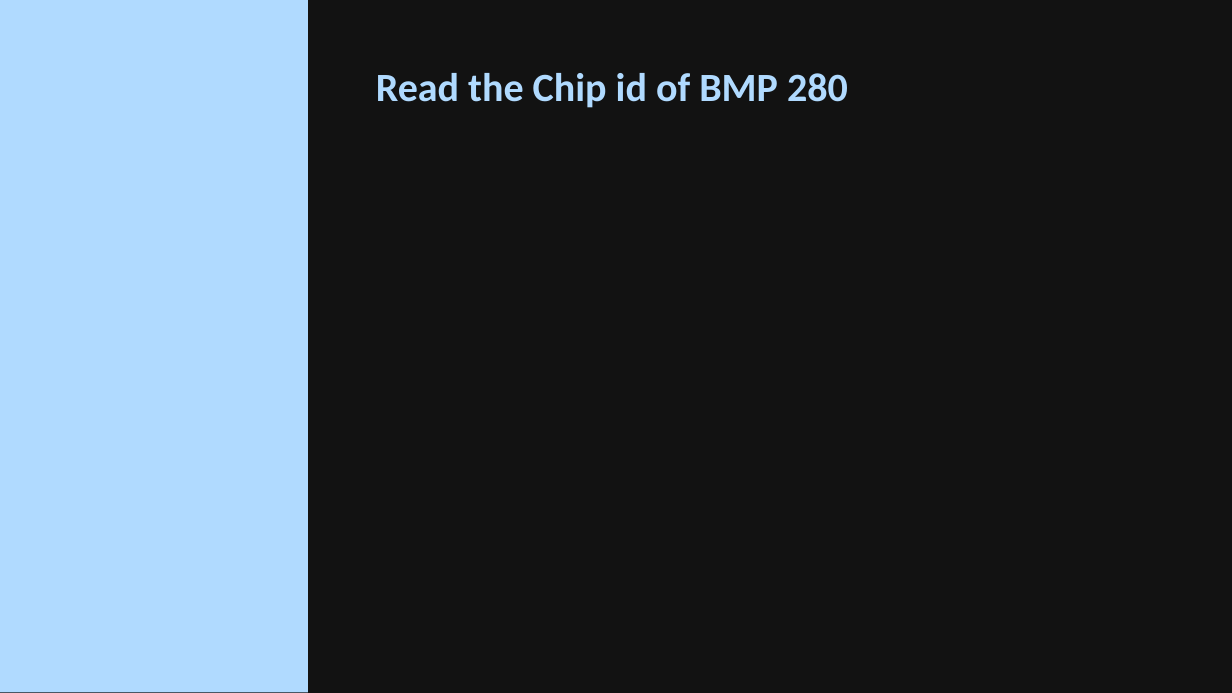
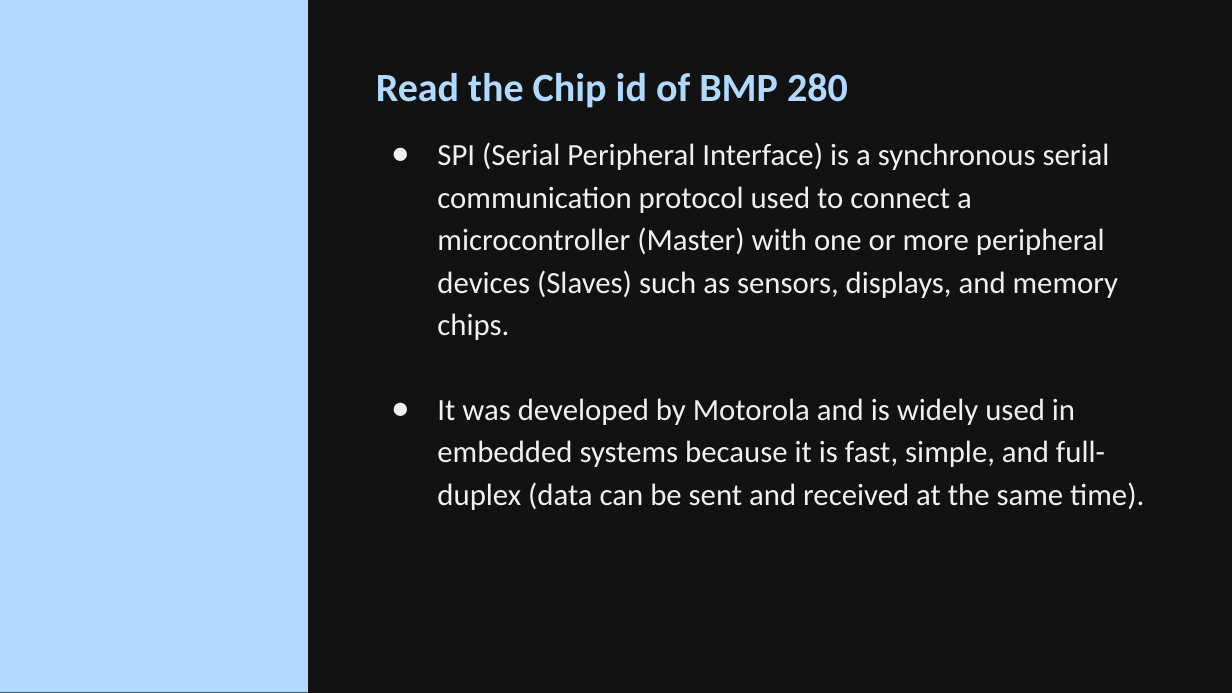
Before and after one commit to mohulmgeorge/embedded-systems, a slide deck: slide 24 of Presentations/AVR Live Class 18.pptx. Drawn at 1232x693 pixels with LibreOffice and Linux fonts; fonts in the diff are those of the drawing; background and template pictures are left out. Boxes give left, top, right and bottom in pixels: in the first picture for what was removed or moved away, otherwise in the second. Text is boxed around its words. In the diff, an @@ line names an element or a change of style, - is before the commit and + after.

Commit message:
Edited SPI part 2 ppt class 18

```diff
--- a/Presentations/AVR Live Class 18.pptx
+++ b/Presentations/AVR Live Class 18.pptx
@@ text added at (437, 142, 1144, 510), 18 pt, text #F0F0F0 @@
+● SPI (Serial Peripheral Interface) is a synchronous serial communication protocol used to connect a microcontroller (Master) with one or more peripheral devices (Slaves) such as sensors, displays, and memory chips.
+● It was developed by Motorola and is widely used in embedded systems because it is fast, simple, and full-duplex (data can be sent and received at the same time).
```
